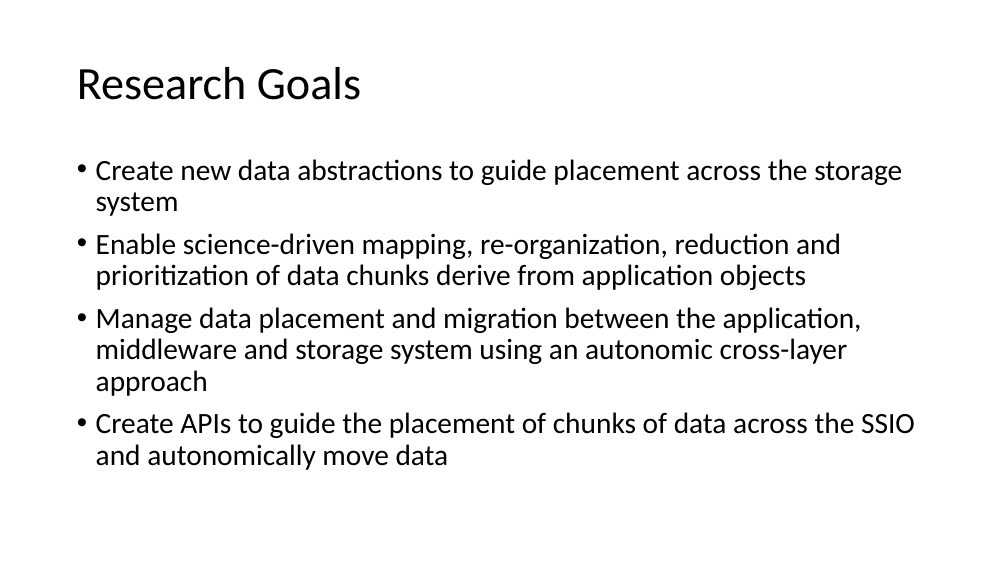
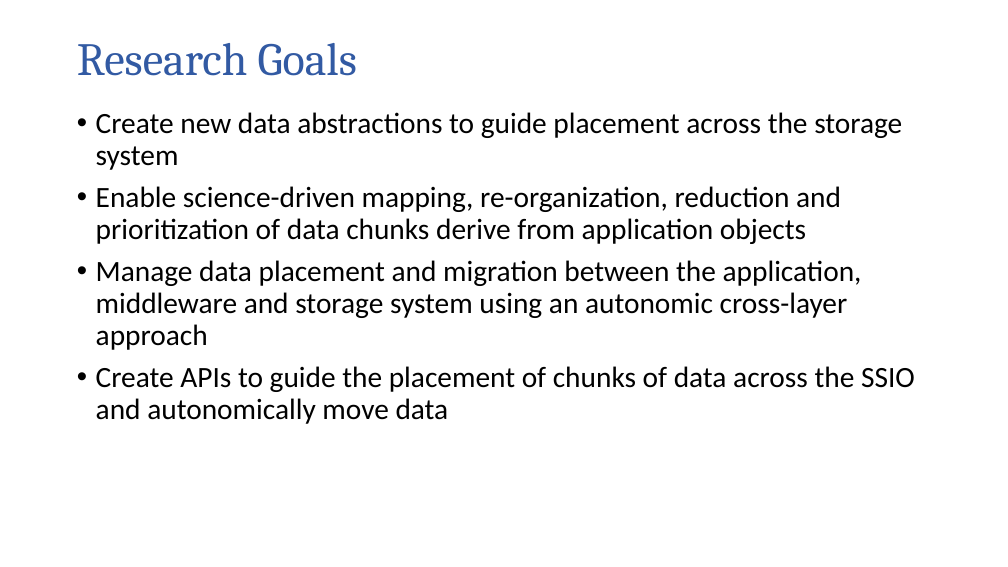
Before and after one commit to TPLink32/sirius, a slide deck: slide 2 of All-Hand-Meetings/AHM-10-14-2015/Presentations/SIRIUS_AHM-klasky.pptx. Drawn at 1008x567 pixels with LibreOffice and Linux fonts; fonts in the diff are those of the drawing; background and template pictures are left out. Boxes give left, top, right and bottom in pixels: in the first picture for what was removed or moved away, otherwise in the second. Text is boxed around its words. In the diff, an @@ line names an element or a change of style, - is before the commit and + after.

```diff
--- a/All-Hand-Meetings/AHM-10-14-2015/Presentations/SIRIUS_AHM-klasky.pptx
+++ b/All-Hand-Meetings/AHM-10-14-2015/Presentations/SIRIUS_AHM-klasky.pptx
@@ title "Research Goals" at [77,43,357,76]: font Calibri to Cambria, text colour #000000 to #325AA3 @@
@@ text "Create new data abstractions to ...": place and size @@
-text "Create new data abstractions to ..." at [96,159,915,470]
+text "Create new data abstractions to ..." at [96,112,915,424]
```
Also in this commit, not shown: 1 other slide changed, 10 slides added.
